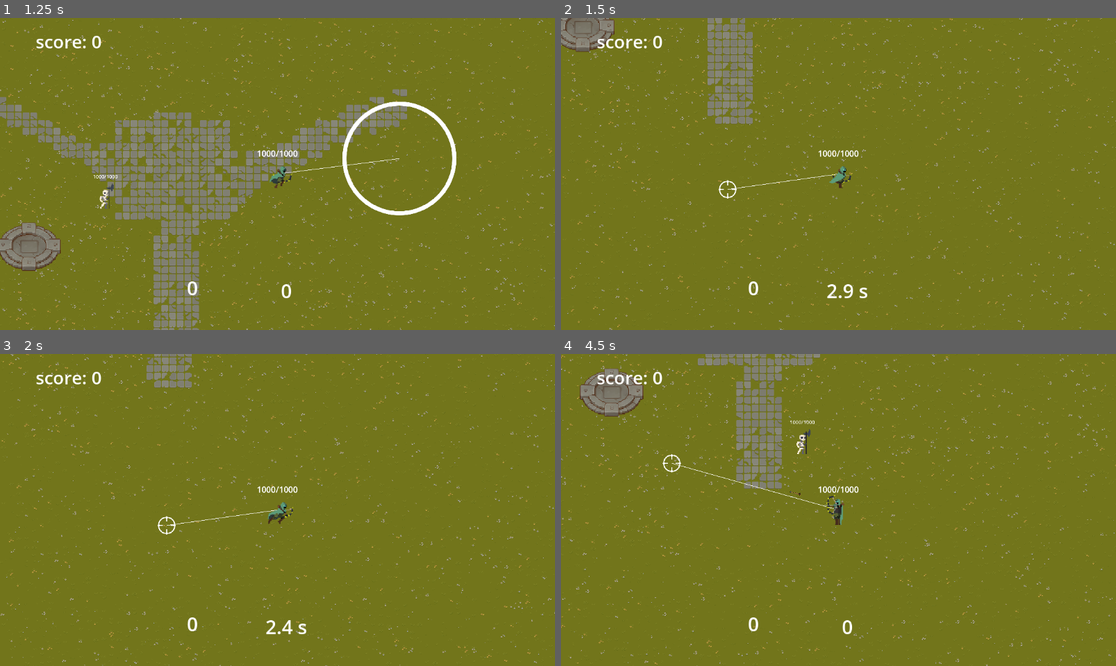
Above: before the commit, frames 1-4 (two rows, left to right).
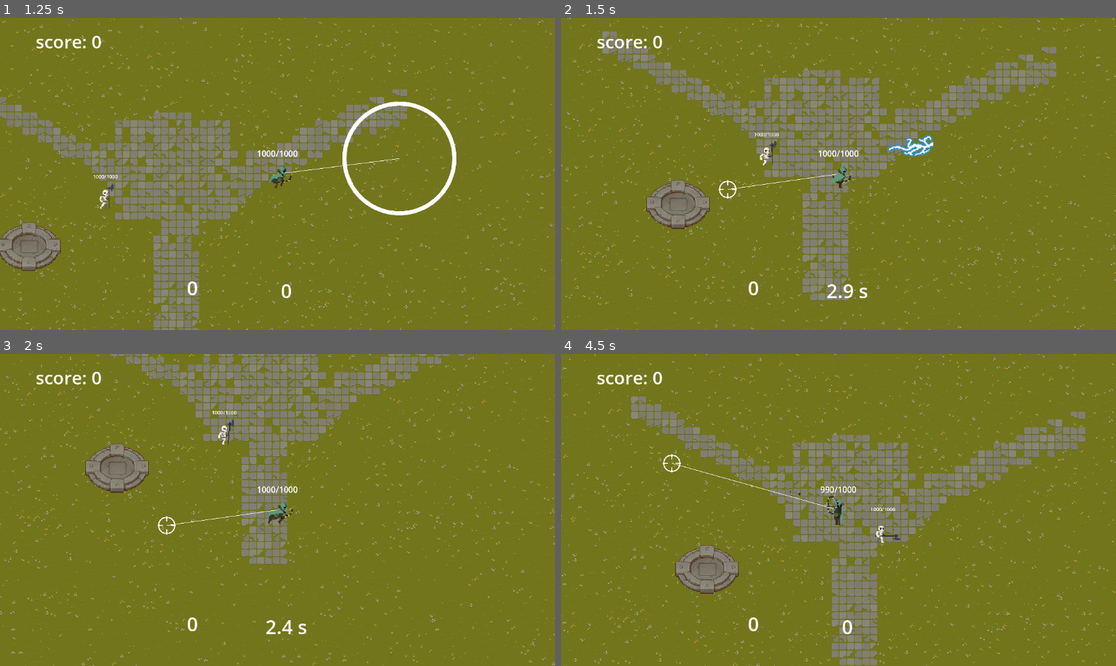
Above: after the commit, the same moments.

Repository: tortoise501/DNS-game
Game: Godot game, scene res://scenes/world.tscn
Same seed, same stepped clock (60 frames per second), same inputs: the game is played once before the commit and once after it.
Inputs (mouse positions are in pixels of both pictures, inside the frame that each line leads up to):
- Up to frame 1 (1.25 s): move the mouse to (399, 158) at 0.52 s; hold Right (ui_right) from 0.53 s (still down); tap 1 (ability_1) at 0.6 s
- Up to frame 2 (1.5 s): move the mouse to (727, 189) at 1.27 s; release Right (ui_right) at 1.28 s; hold Down (ui_down) from 1.28 s (still down); tap 2 (ability_2) at 1.35 s
- Up to frame 3 (2 s): keep holding Down (ui_down)
- Up to frame 4 (4.5 s): move the mouse to (894, 441) at 2.02 s; release Down (ui_down) at 2.03 s; hold Right (ui_right) 2.03-2.78 s; click (894, 441) at 2.1 s; move the mouse to (810, 572) at 2.77 s; hold Up (ui_up) 2.78-3.53 s; tap 1 (ability_1) at 2.85 s; move the mouse to (1005, 556) at 3.52 s; hold Left (ui_left) from 3.53 s (still down); tap 2 (ability_2) at 3.6 s; move the mouse to (672, 463) at 4.27 s; click (672, 463) at 4.35 s

Frame 1 is identical in both runs. In frame 2, 18% of the frame differs, in the area x 0-100%, y 0-100%; in frame 3, 13%; in frame 4, 19%.

Commit message:
dash animation and changes

Diff:
--- /dev/null
+++ b/prefabs/dash/dash_anim.gd
@@ -0,0 +1,29 @@
+extends Node2D
+
+var dash_size = 100
+var dash_damage = 20
+
+# Called when the node enters the scene tree for the first time.
+func _ready() -> void:
+	print(dash_size)
+	var curr_size = $CollisionShape2D.shape.size.x
+	var mult = dash_size / curr_size
+	scale *= mult
+	print(mult)
+	$AnimatedSprite2D.play("default")
+	pass # Replace with function body.
+
+
+# Called every frame. 'delta' is the elapsed time since the previous frame.
+func _process(delta: float) -> void:
+	pass
+
+
+func _on_animated_sprite_2d_animation_finished() -> void:
+	queue_free()
+
+
+
+func _on_body_entered(body: Node2D) -> void:
+	if body.is_in_group("Enemy"):
+		body.get_hit(dash_damage)
--- /dev/null
+++ b/prefabs/dash/dash_anim.tscn
@@ -0,0 +1,81 @@
+[gd_scene load_steps=17 format=3 uid="uid://cdse6i5vtgjkn"]
+
+[ext_resource type="Texture2D" uid="uid://d357yugpsp8nt" path="res://prefabs/effects/lightning/lightning_v2_1.png" id="1_fj7h2"]
+[ext_resource type="Script" uid="uid://cwggm5wxf2ky1" path="res://prefabs/dash/dash_anim.gd" id="1_x4hjn"]
+[ext_resource type="Texture2D" uid="uid://bcg7y8jfmku5c" path="res://prefabs/effects/lightning/lightning_v2_2.png" id="2_x4hjn"]
+[ext_resource type="Texture2D" uid="uid://b2bff8yw6qmuv" path="res://prefabs/effects/lightning/lightning_v2_3.png" id="3_jlve8"]
+[ext_resource type="Texture2D" uid="uid://bill88fesvnjf" path="res://prefabs/effects/lightning/lightning_v2_4.png" id="4_ikrkq"]
+[ext_resource type="Texture2D" uid="uid://kpelvv8jou3n" path="res://prefabs/effects/lightning/lightning_v2_5.png" id="5_bkvox"]
+[ext_resource type="Texture2D" uid="uid://bkltyo2g1qd4w" path="res://prefabs/effects/lightning/lightning_v2_6.png" id="6_gwdxy"]
+[ext_resource type="Texture2D" uid="uid://3lue86a5t8h6" path="res://prefabs/effects/lightning/lightning_v2_7.png" id="7_qsxal"]
+[ext_resource type="Texture2D" uid="uid://b0hl8wf8id51i" path="res://prefabs/effects/lightning/lightning_v2_8.png" id="8_8lhdu"]
+[ext_resource type="Texture2D" uid="uid://cxqkx14hlwlio" path="res://prefabs/effects/lightning/lightning_v2_9.png" id="9_eg4tj"]
+[ext_resource type="Texture2D" uid="uid://6fhwetsfmy71" path="res://prefabs/effects/lightning/lightning_v2_10.png" id="10_vtyof"]
+[ext_resource type="Texture2D" uid="uid://bggwmjnceslqk" path="res://prefabs/effects/lightning/lightning_v2_11.png" id="11_ulhh2"]
+[ext_resource type="Texture2D" uid="uid://b17u16a12k1xm" path="res://prefabs/effects/lightning/lightning_v2_12.png" id="12_w4jp4"]
+[ext_resource type="Texture2D" uid="uid://c1lkxxn14xisv" path="res://prefabs/effects/lightning/lightning_v2_13.png" id="13_8ynl3"]
+
+[sub_resource type="SpriteFrames" id="SpriteFrames_i5wn7"]
+animations = [{
+"frames": [{
+"duration": 1.0,
+"texture": ExtResource("1_fj7h2")
+}, {
+"duration": 1.0,
+"texture": ExtResource("2_x4hjn")
+}, {
+"duration": 1.0,
+"texture": ExtResource("3_jlve8")
+}, {
+"duration": 1.0,
+"texture": ExtResource("4_ikrkq")
+}, {
+"duration": 1.0,
+"texture": ExtResource("5_bkvox")
+}, {
+"duration": 1.0,
+"texture": ExtResource("6_gwdxy")
+}, {
+"duration": 1.0,
+"texture": ExtResource("7_qsxal")
+}, {
+"duration": 1.0,
+"texture": ExtResource("8_8lhdu")
+}, {
+"duration": 1.0,
+"texture": ExtResource("9_eg4tj")
+}, {
+"duration": 1.0,
+"texture": ExtResource("10_vtyof")
+}, {
+"duration": 1.0,
+"texture": ExtResource("11_ulhh2")
+}, {
+"duration": 1.0,
+"texture": ExtResource("12_w4jp4")
+}, {
+"duration": 1.0,
+"texture": ExtResource("13_8ynl3")
+}],
+"loop": false,
+"name": &"default",
+"speed": 25.0
+}]
+
+[sub_resource type="RectangleShape2D" id="RectangleShape2D_x4hjn"]
+size = Vector2(105, 24)
+
+[node name="DashAnim" type="Area2D"]
+script = ExtResource("1_x4hjn")
+
+[node name="AnimatedSprite2D" type="AnimatedSprite2D" parent="."]
+sprite_frames = SubResource("SpriteFrames_i5wn7")
+frame = 12
+frame_progress = 1.0
+
+[node name="CollisionShape2D" type="CollisionShape2D" parent="."]
+position = Vector2(-0.5, 0)
+shape = SubResource("RectangleShape2D_x4hjn")
+
+[connection signal="body_entered" from="." to="." method="_on_body_entered"]
+[connection signal="animation_finished" from="AnimatedSprite2D" to="." method="_on_animated_sprite_2d_animation_finished"]
--- a/prefabs/player/player_movement.gd
+++ b/prefabs/player/player_movement.gd
@@ -1,6 +1,7 @@
 extends Node2D
 
 var speed = 300
+var velocity_vector = Vector2.ZERO
 
 var maxHP = 1000
 var currentHP = 1000
@@ -8,9 +9,9 @@
 @onready var animation_handler = $AnimatedSprite2D
 var shooting = false
 
-var do_dash = false
-var dash_power = 400
 
+
+@onready var dash_anim_pref = preload("res://prefabs/dash/dash_anim.tscn")
 
 # Called when the node enters the scene tree for the first time.
 func _ready() -> void:
@@ -20,8 +21,7 @@
 
 # Called every frame. 'delta' is the elapsed time since the previous frame.
 func _physics_process(delta: float) -> void:
-
-	var velocity_vector = Vector2.ZERO
+	velocity_vector = Vector2.ZERO
 	if Input.is_action_pressed("ui_up") || Input.is_key_pressed(KEY_W):
 		velocity_vector += Vector2.UP
 	if Input.is_action_pressed("ui_down") || Input.is_key_pressed(KEY_S):
@@ -30,11 +30,7 @@
 		velocity_vector += Vector2.LEFT
 	if Input.is_action_pressed("ui_right") || Input.is_key_pressed(KEY_D):
 		velocity_vector += Vector2.RIGHT
-	if do_dash:
-		translate(velocity_vector.normalized() * dash_power)
-		do_dash = false
-	else:
-		translate(velocity_vector.normalized() * speed * delta)
+	translate(velocity_vector.normalized() * speed * delta)
 	if !shooting:
 		if velocity_vector == Vector2.ZERO:
 			animation_handler.play("idle")
@@ -77,6 +73,12 @@
 	pass # Replace with function body.
 
 
-func dash():
-	do_dash = true
-	pass
+func dash(dash_damage, dash_power, dash_to):
+	var dash_anim_inst:Node2D = dash_anim_pref.instantiate()
+	var dir = (dash_to - global_position).normalized()
+	dash_anim_inst.global_position = (global_position + (global_position + dir * dash_power))/2.0
+	dash_anim_inst.look_at(dash_anim_inst.global_position + dir)
+	dash_anim_inst.dash_size = dash_power
+	dash_anim_inst.dash_damage = dash_damage
+	get_node("/root/Node2D").add_child(dash_anim_inst)
+	translate(dir * dash_power)
--- a/prefabs/player/player_weapon.gd
+++ b/prefabs/player/player_weapon.gd
@@ -8,14 +8,19 @@
 @onready var aim_point = get_node("/root/Node2D/AimPoint")
 @onready var aim_point_sprite: Sprite2D = get_node("/root/Node2D/AimPoint/Sprite2D")
 
+var simple_shot_damage = 350
+
 var arrow_rain_count = 50
 var arrow_rain_radius = 100
 var arrow_rain_height = 200
 var arrow_rain_KD = 10000 #msec
 var last_time_arrow_rain_used = -100000
+var arrow_rain_damage = 50
 
 var dash_KD = 3000
 var last_time_dash_used = -3000
+var dash_power = 200
+var dash_damage = 200
 
 signal shot(int)
 
@@ -55,7 +60,7 @@
 func use_ability2():
 	if last_time_dash_used + dash_KD < Time.get_ticks_msec():
 		last_time_dash_used = Time.get_ticks_msec()
-		get_parent().dash()
+		get_parent().dash(dash_damage, dash_power, get_global_mouse_position())
 	change_ability(0)
 
 func use_ability1():
@@ -66,7 +71,7 @@
 			var angle = randf_range(0,360)
 			var distance = randf_range(0, arrow_rain_radius)
 			spawn_bullet(
-				50,
+				arrow_rain_damage,
 				get_global_mouse_position() + Vector2(distance,0).rotated(angle) + Vector2(0,-arrow_rain_height),
 				Vector2.DOWN,
 				arrow_rain_height)
@@ -78,7 +83,7 @@
 	shot.emit(0)
 	var to_mouse_vector: Vector2 = get_global_mouse_position() - global_position
 	spawn_bullet(
-		350,
+		simple_shot_damage,
 		self.global_position + to_mouse_vector.normalized() * 50,
 		to_mouse_vector.normalized())
 
Not shown, added: prefabs/dash/dash_anim.gd.uid
Binary file added: prefabs/effects/lightning/lightning_v2_1.png
Not shown, added: prefabs/effects/lightning/lightning_v2_1.png.import
Binary file added: prefabs/effects/lightning/lightning_v2_10.png
Not shown, added: prefabs/effects/lightning/lightning_v2_10.png.import
Binary file added: prefabs/effects/lightning/lightning_v2_11.png
Not shown, added: prefabs/effects/lightning/lightning_v2_11.png.import
Binary file added: prefabs/effects/lightning/lightning_v2_12.png
Not shown, added: prefabs/effects/lightning/lightning_v2_12.png.import
Binary file added: prefabs/effects/lightning/lightning_v2_13.png
Not shown, added: prefabs/effects/lightning/lightning_v2_13.png.import
Binary file added: prefabs/effects/lightning/lightning_v2_2.png
(and 16 more such lines)
